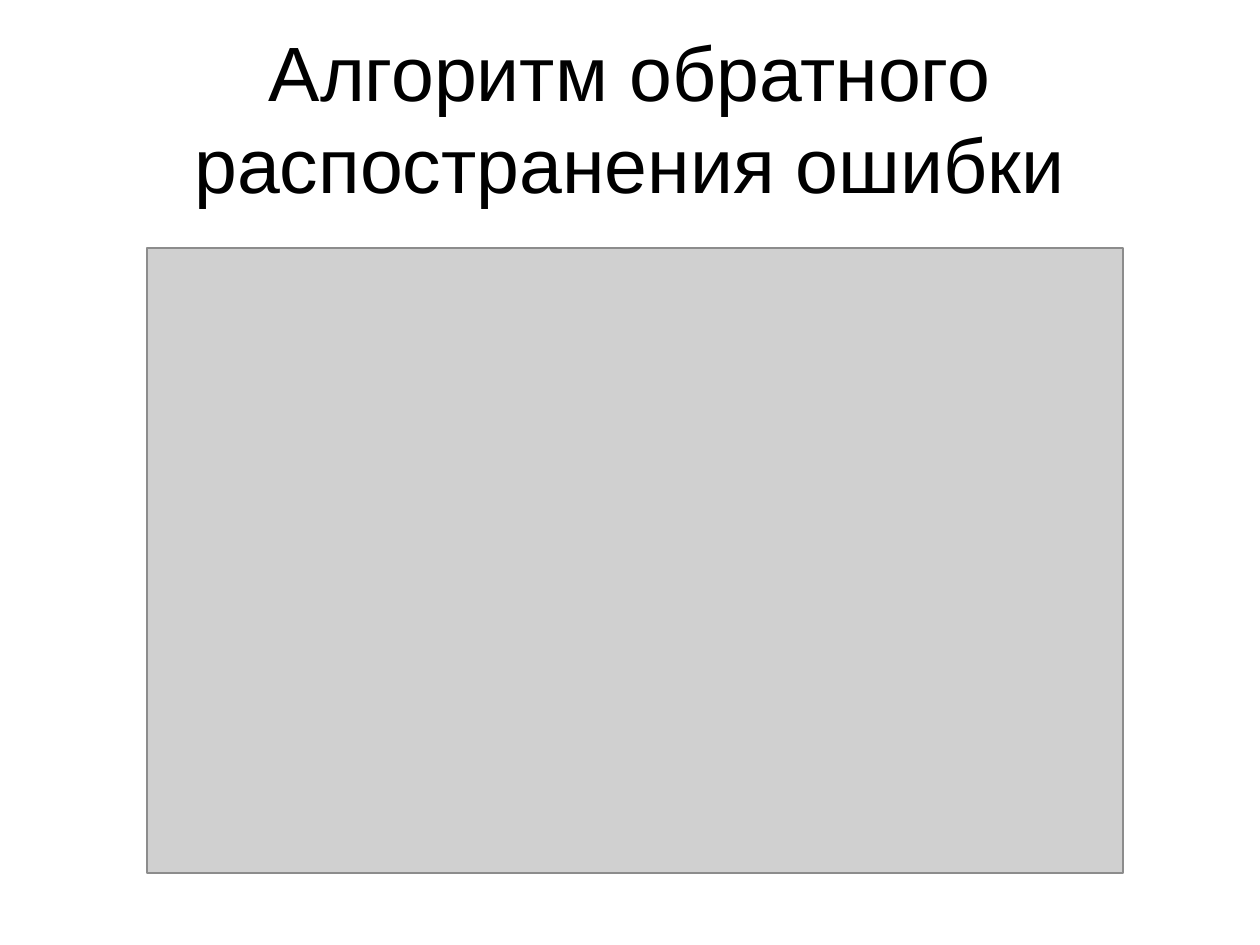
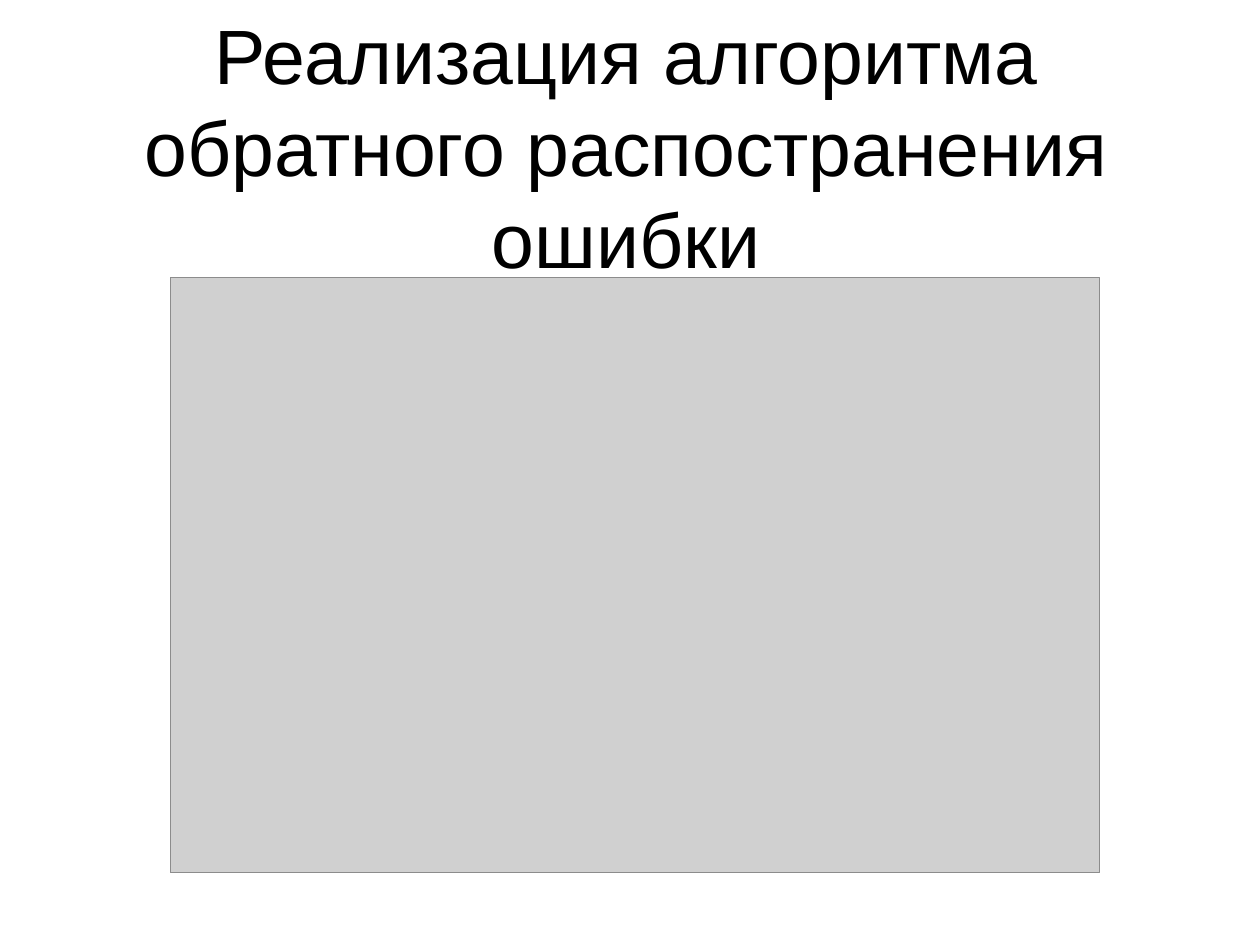
Before and after one commit to ViktorTarasenko/networkSecurityAnalyzer, a slide deck: slide 10 of презентация.pptx. Drawn at 1260x945 pixels with LibreOffice and Linux fonts; fonts in the diff are those of the drawing; grey boxes stand for pictures. Boxes give left, top, right and bottom in pixels: in the first picture for what was removed or moved away, otherwise in the second. Text is boxed around its words. In the diff, an @@ line names an element or a change of style, - is before the commit and + after.

```diff
--- a/презентация.pptx
+++ b/презентация.pptx
@@ text at (x1=145, y1=31, x2=1106, y2=283): text changed @@
-Алгоритм обратного распостранения ошибки
+Реализация алгоритма обратного распостранения ошибки
@@ picture resized from (x1=147, y1=248, x2=1124, y2=873) to (x1=170, y1=277, x2=1100, y2=872) @@
```
Also in this commit, not shown: 9 other slides changed, 8 slides added, 8 slides removed, 1 other file.
